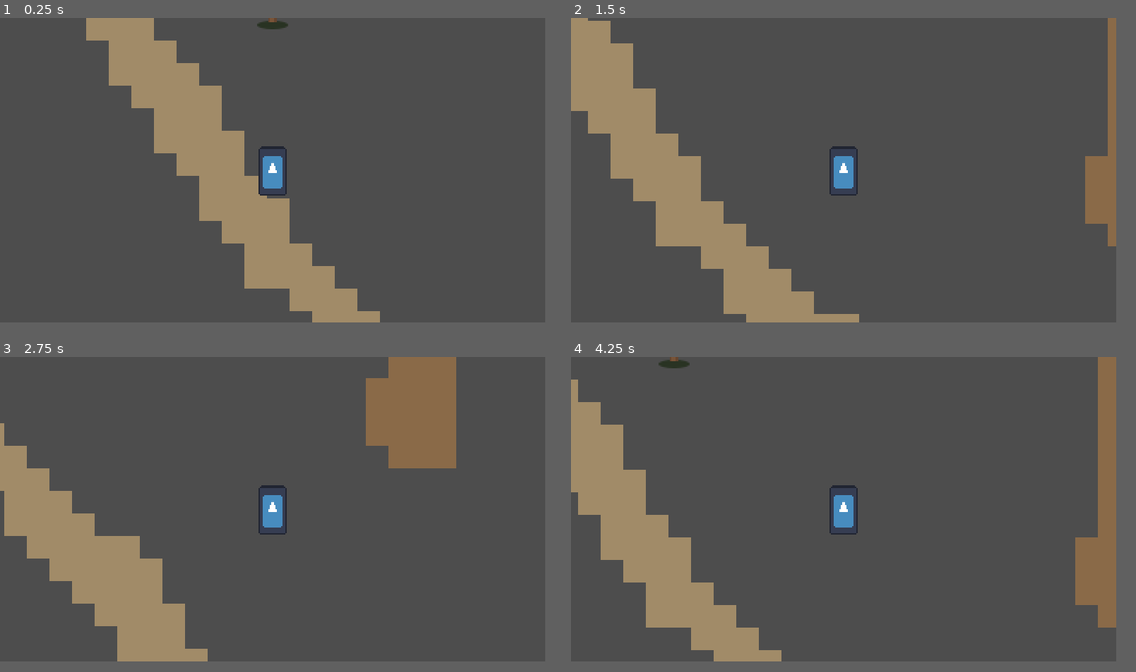
Above: before the commit, frames 1-4 (two rows, left to right).
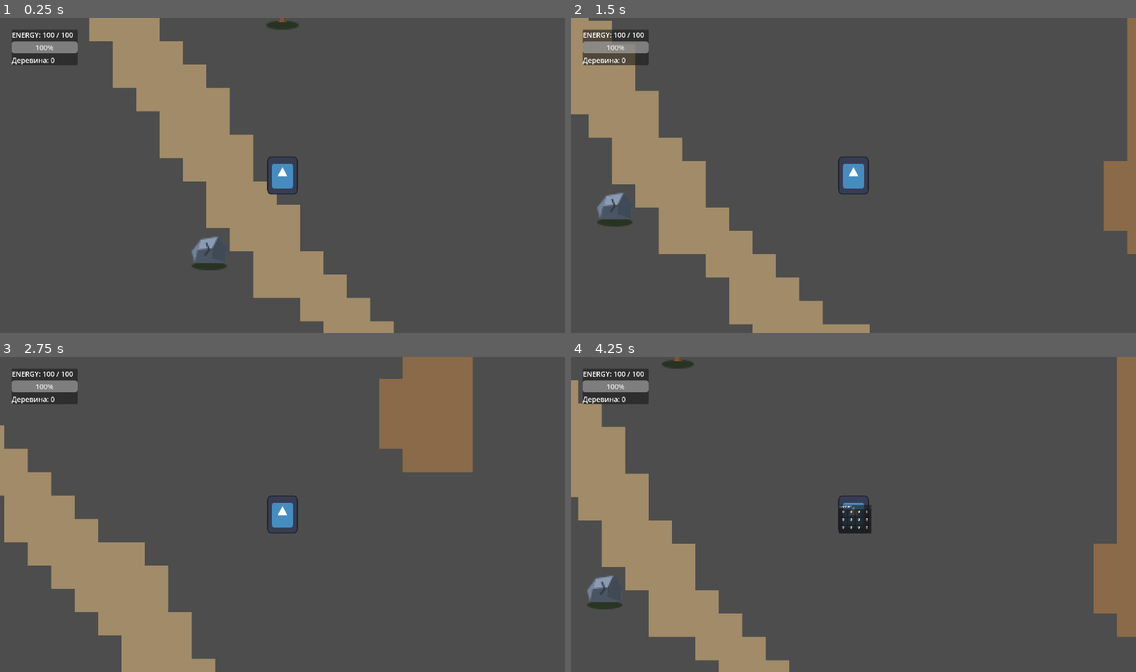
Above: after the commit, the same moments.

Repository: PashaKycher/persha-gra
Game: Godot game, scene res://scenes/main.tscn
The game is run twice, just before and just after one commit, with the same random seed, the same clock (stepped at 60 frames per second) and the same inputs. The engine's default icon, where the game draws it, is replaced by a stand-in: a white triangle on a blue panel in a dark square.
Inputs:
- Up to frame 1 (0.25 s): no input
- Up to frame 2 (1.5 s): tap Enter at 0.5 s; hold D (move_right) 0.53-1.28 s; tap E (interact) at 0.6, 1.35 s; hold S (move_down) from 1.28 s (still down)
- Up to frame 3 (2.75 s): release S (move_down) at 2.03 s; hold D (move_right) from 2.03 s (still down); tap E (interact) at 2.1 s
- Up to frame 4 (4.25 s): release D (move_right) at 2.78 s; hold W (move_up) 2.78-3.53 s; tap E (interact) at 2.85, 3.6 s; hold A (move_left) from 3.53 s (still down); tap I (toggle_inventory, bound only after the commit) at 4.15 s
In our replay, the window is 772x432 before the commit and 800x447 after it. These sizes can differ from the game's own. Grey fills any space a smaller window leaves; there, only what the larger window draws over its background counts as a difference.

The runs differ from the first frame. In frame 1, 5.6% of the frame differs, in the area x 2-70%, y 0-100%; in frame 2, 7.9%; in frame 3, 6.0%; in frame 4, 10%, in the area x 0-100%, y 0-100%.

Commit message:
feat: implement basic inventory system and interaction detector
- Fixed node type inheritance for interactable objects and interaction detector signals
- Implemented Inventory UI grid, slot creation, and toggle feature
- Resolved node paths and type errors for player's inventory component
- Added  and robust  logic for item collection
- Configured project viewport stretch mode for pixel-art scaling

Diff:
--- /dev/null
+++ b/assets/objects/stone.svg
@@ -0,0 +1,18 @@
+<svg xmlns="http://www.w3.org/2000/svg" width="32" height="32" viewBox="0 0 32 32">
+    <!-- Shadow -->
+    <ellipse cx="16" cy="28" rx="12" ry="3" fill="#293323"/>
+
+    <!-- Rock Base / Main Body -->
+    <polygon points="6,26 4,18 10,10 22,8 28,15 27,26" fill="#5A6572"/>
+
+    <!-- Light / Highlights (Top & Left) -->
+    <polygon points="10,10 22,8 18,16 8,17" fill="#8B9BB4"/>
+    <polygon points="6,26 4,18 10,10 8,17" fill="#728299"/>
+
+    <!-- Shadows (Bottom & Right) -->
+    <polygon points="22,8 28,15 27,26 18,23 18,16" fill="#404A56"/>
+    <polygon points="8,17 18,16 18,23 27,26 6,26" fill="#4A5563"/>
+
+    <!-- Detail / Crack -->
+    <polyline points="14,12 16,17 13,21" stroke="#2B323B" stroke-width="1" fill="none"/>
+</svg>
--- /dev/null
+++ b/data/items/axe.tres
@@ -0,0 +1,9 @@
+[gd_resource type="Resource" script_class="ToolData" format=3 uid="uid://ceby58mcrf048"]
+
+[ext_resource type="Script" uid="uid://wfsgvgajk56a" path="res://scripts/items/tool_data.gd" id="1_e8x3d"]
+
+[resource]
+script = ExtResource("1_e8x3d")
+id = "axe"
+display_name = "Сокира"
+metadata/_custom_type_script = "uid://wfsgvgajk56a"
--- /dev/null
+++ b/data/items/wood.tres
@@ -0,0 +1,10 @@
+[gd_resource type="Resource" script_class="ItemData" format=3 uid="uid://co6ebenfso221"]
+
+[ext_resource type="Script" uid="uid://dipuet8c4utmg" path="res://scripts/items/item_data.gd" id="1_pkq13"]
+
+[resource]
+script = ExtResource("1_pkq13")
+id = "wood"
+display_name = "деревина"
+max_stack = 50
+metadata/_custom_type_script = "uid://dipuet8c4utmg"
--- a/project.godot
+++ b/project.godot
@@ -19,8 +19,7 @@
 
 window/size/viewport_width=386
 window/size/viewport_height=216
-window/stretch/mode="viewport"
-window/stretch/scale_mode="integer"
+window/stretch/mode="canvas_items"
 
 [input]
 
@@ -49,6 +48,11 @@
 "events": [Object(InputEventKey,"resource_local_to_scene":false,"resource_name":"","device":-1,"window_id":0,"alt_press …(192 unchanged characters)…
 ]
 }
+toggle_inventory={
+"deadzone": 0.2,
+"events": [Object(InputEventKey,"resource_local_to_scene":false,"resource_name":"","device":-1,"window_id":0,"alt_pressed":false,"shift_pressed":false,"ctrl_pressed":false,"meta_pressed":false,"pressed":false,"keycode":0,"physical_keycode":73,"key_label":0,"unicode":105,"location":0,"echo":false,"script":null)
+]
+}
 
 [physics]
 
--- a/scenes/main.tscn
+++ b/scenes/main.tscn
@@ -1,8 +1,12 @@
 [gd_scene format=4 uid="uid://dgkx6e1c11wfx"]
 
 [ext_resource type="PackedScene" uid="uid://u7ceubr04yn7" path="res://scenes/player/player.tscn" id="1_o5qli"]
+[ext_resource type="PackedScene" uid="uid://b7jdw2eeypirc" path="res://ui/inventory/inventory.tscn" id="1_o6xl0"]
 [ext_resource type="Texture2D" uid="uid://bt4mbeg8dpbsp" path="res://assets/tiles/tilesheet.svg" id="2_0wfyh"]
 [ext_resource type="PackedScene" uid="uid://ec4unnj775df" path="res://scenes/world/objects/tree.tscn" id="2_sugp2"]
+[ext_resource type="Script" uid="uid://brqve2c22f6ip" path="res://scripts/world/stone.gd" id="2_tbgi4"]
+[ext_resource type="PackedScene" uid="uid://c8o3yoq1v0o04" path="res://scenes/world/objects/stone.tscn" id="3_tefeu"]
+[ext_resource type="PackedScene" uid="uid://xcgqladigf1u" path="res://ui/hud/HUD.tscn" id="6_tefeu"]
 
 [sub_resource type="RectangleShape2D" id="RectangleShape2D_6strp"]
 size = Vector2(1000, 30)
@@ -30,11 +34,17 @@
 
 [node name="Main" type="Node2D" unique_id=1609558246]
 
+[node name="Inventory" parent="." unique_id=1806967898 instance=ExtResource("1_o6xl0")]
+
 [node name="Player" parent="." unique_id=934836812 instance=ExtResource("1_o5qli")]
 z_index = 10
 position = Vector2(500, 300)
 
 [node name="World" type="Node2D" parent="." unique_id=1738006884]
+script = ExtResource("2_tbgi4")
+
+[node name="Stone" parent="World" unique_id=722605681 instance=ExtResource("3_tefeu")]
+position = Vector2(450, 350)
 
 [node name="Tree" parent="World" unique_id=218222844 instance=ExtResource("2_sugp2")]
 position = Vector2(500, 200)
@@ -60,3 +70,5 @@
 [node name="Ground" type="TileMapLayer" parent="World" unique_id=1382593289]
 tile_map_data = PackedByteArray("AAABAAEAAQAAAAAAAAACAAEAAQAAAAAAAAACAAIAAQAAAAAAAAADAAIAAQAAAAAAAAAEAAIAAQAAAAAAAAAFAA …(5472 unchanged characters)…
 tile_set = SubResource("TileSet_joqdt")
+
+[node name="Hud" parent="." unique_id=1032515059 instance=ExtResource("6_tefeu")]
--- a/scenes/player/player.tscn
+++ b/scenes/player/player.tscn
@@ -2,22 +2,36 @@
 
 [ext_resource type="Script" uid="uid://bhup8swbb2bex" path="res://scripts/player/player.gd" id="1_dovo2"]
 [ext_resource type="Texture2D" uid="uid://bsoxkgg7qc1e3" path="res://icon.svg" id="2_gmlin"]
+[ext_resource type="Script" uid="uid://cnom85oe7yl5f" path="res://scripts/player/interaction_detector.gd" id="3_gmlin"]
+[ext_resource type="PackedScene" uid="uid://b7jdw2eeypirc" path="res://ui/inventory/inventory.tscn" id="4_lvxji"]
 
 [sub_resource type="RectangleShape2D" id="RectangleShape2D_6strp"]
-size = Vector2(18, 26)
+size = Vector2(20, 26)
+
+[sub_resource type="RectangleShape2D" id="RectangleShape2D_joqdt"]
+size = Vector2(28, 20)
 
 [node name="Player" type="CharacterBody2D" unique_id=934836812 groups=["player"]]
 collision_layer = 2
 script = ExtResource("1_dovo2")
 
 [node name="Sprite2D" type="Sprite2D" parent="." unique_id=1363193596]
-
-[node name="Icon" type="Sprite2D" parent="." unique_id=981935952]
-position = Vector2(0, 1)
-scale = Vector2(0.15625, 0.2734375)
+scale = Vector2(0.1640625, 0.20312499)
 texture = ExtResource("2_gmlin")
 
 [node name="CollisionShape2D" type="CollisionShape2D" parent="." unique_id=1598778893]
 shape = SubResource("RectangleShape2D_6strp")
 
 [node name="Camera2D" type="Camera2D" parent="." unique_id=1373531213]
+
+[node name="InteractionDetector" type="Area2D" parent="." unique_id=2105802734]
+script = ExtResource("3_gmlin")
+
+[node name="CollisionShape2D" type="CollisionShape2D" parent="InteractionDetector" unique_id=379175462]
+position = Vector2(0, -12)
+shape = SubResource("RectangleShape2D_joqdt")
+
+[node name="Inventory" parent="." unique_id=1488999758 instance=ExtResource("4_lvxji")]
+
+[connection signal="body_entered" from="InteractionDetector" to="InteractionDetector" method="_on_body_entered"]
+[connection signal="body_exited" from="InteractionDetector" to="InteractionDetector" method="_on_body_exited"]
--- /dev/null
+++ b/scenes/world/objects/stone.tscn
@@ -0,0 +1,16 @@
+[gd_scene format=3 uid="uid://c8o3yoq1v0o04"]
+
+[ext_resource type="Script" uid="uid://brqve2c22f6ip" path="res://scripts/world/stone.gd" id="1_kwihg"]
+[ext_resource type="Texture2D" uid="uid://bjcxf4uj88jfu" path="res://assets/objects/stone.svg" id="2_eg8lp"]
+
+[sub_resource type="RectangleShape2D" id="RectangleShape2D_mc65e"]
+
+[node name="Stone" type="StaticBody2D" unique_id=722605681]
+script = ExtResource("1_kwihg")
+
+[node name="CollisionShape2D" type="CollisionShape2D" parent="." unique_id=1135247698]
+position = Vector2(0, 1)
+shape = SubResource("RectangleShape2D_mc65e")
+
+[node name="Sprite2D" type="Sprite2D" parent="." unique_id=714173776]
+texture = ExtResource("2_eg8lp")
--- a/scenes/world/objects/tree.tscn
+++ b/scenes/world/objects/tree.tscn
@@ -2,15 +2,14 @@
 
 [ext_resource type="Script" uid="uid://bije3m4gbtgff" path="res://scripts/world/tree.gd" id="1_1cpa3"]
 [ext_resource type="Texture2D" uid="uid://dbkserxhef4rt" path="res://assets/objects/tree.svg" id="1_rvqxf"]
+[ext_resource type="Resource" uid="uid://co6ebenfso221" path="res://data/items/wood.tres" id="2_q6b82"]
 
 [sub_resource type="RectangleShape2D" id="RectangleShape2D_joqdt"]
 size = Vector2(10, 8)
 
-[sub_resource type="CircleShape2D" id="CircleShape2D_joqdt"]
-radius = 24.0
-
 [node name="Tree" type="StaticBody2D" unique_id=218222844]
 script = ExtResource("1_1cpa3")
+wood_item = ExtResource("2_q6b82")
 
 [node name="Sprite2D" type="Sprite2D" parent="." unique_id=515758990]
 position = Vector2(0, -24)
@@ -18,13 +17,3 @@
 
 [node name="CollisionShape2D" type="CollisionShape2D" parent="." unique_id=1592442168]
 shape = SubResource("RectangleShape2D_joqdt")
-
-[node name="InteractionArea" type="Area2D" parent="." unique_id=1873972586]
-collision_mask = 2
-
-[node name="CollisionShape2D" type="CollisionShape2D" parent="InteractionArea" unique_id=730535717]
-position = Vector2(0, -2)
-shape = SubResource("CircleShape2D_joqdt")
-
-[connection signal="body_entered" from="InteractionArea" to="." method="_on_interaction_area_body_entered"]
-[connection signal="body_exited" from="InteractionArea" to="." method="_on_interaction_area_body_exited"]
--- /dev/null
+++ b/scripts/items/item_data.gd
@@ -0,0 +1,7 @@
+class_name ItemData
+extends Resource
+
+
+@export var id: String
+@export var display_name: String
+@export var max_stack: int = 99
--- /dev/null
+++ b/scripts/items/tool_data.gd
@@ -0,0 +1,7 @@
+class_name ToolData
+extends Resource
+
+
+@export var id: String
+@export var display_name: String
+@export var energy_cost: int = 10
--- /dev/null
+++ b/scripts/player/interaction_detector.gd
@@ -0,0 +1,21 @@
+extends Area2D
+
+
+var interactable_objects: Array[Node] = []
+
+
+func _on_body_entered(body) -> void:
+	if body.has_method("interact"):
+		interactable_objects.append(body)
+
+
+func _on_body_exited(body) -> void:
+	if body in interactable_objects:
+		interactable_objects.erase(body)
+
+
+func get_interactable() -> Node:
+	if interactable_objects.is_empty():
+		return null
+
+	return interactable_objects[0]
--- /dev/null
+++ b/scripts/player/inventory.gd
@@ -0,0 +1,50 @@
+class_name Inventory
+extends Control
+
+
+@onready var grid: GridContainer = $Panel/VBoxContainer/GridContainer
+
+var player: CharacterBody2D
+
+# Словник для збереження кількості предметів: {"wood": 5, "stone": 2}
+var items: Dictionary = {}
+
+
+func _ready() -> void:
+	player = get_tree().get_first_node_in_group("player")
+
+	visible = false
+
+	create_slots()
+
+
+func _process(_delta: float) -> void:
+	if Input.is_action_just_pressed("toggle_inventory"):
+		toggle_inventory()
+
+
+func toggle_inventory() -> void:
+	visible = not visible
+
+
+func create_slots() -> void:
+	var slot_scene := preload("res://ui/inventory/InventorySlot.tscn")
+
+	for i in range(12):
+		var slot := slot_scene.instantiate()
+		grid.add_child(slot)
+
+
+# Функція, яку викликає HUD для відображення кількості ресурсів
+func get_amount(item_name: String) -> int:
+	if items.has(item_name):
+		return items[item_name]
+	return 0
+
+
+# Функція для додавання предметів в інвентар (знадобиться далі за туторіалом)
+func add_item(item_name: String, amount: int = 1) -> void:
+	if items.has(item_name):
+		items[item_name] += amount
+	else:
+		items[item_name] = amount
--- a/scripts/player/player.gd
+++ b/scripts/player/player.gd
@@ -1,6 +1,19 @@
 extends CharacterBody2D
 
+
 @export var speed: float = 150.0
+@export var max_energy: int = 100
+@export var has_axe: bool = true
+
+var energy: int = 100
+
+
+@onready var interaction_detector: Area2D = $InteractionDetector
+@onready var inventory: Inventory = $Inventory
+
+
+func _ready() -> void:
+	energy = max_energy
 
 
 func _physics_process(_delta: float) -> void:
@@ -14,3 +27,27 @@
 	velocity = direction * speed
 
 	move_and_slide()
+
+
+func _process(_delta: float) -> void:
+	if Input.is_action_just_pressed("interact"):
+		interact()
+
+
+func interact() -> void:
+	var target = interaction_detector.get_interactable()
+
+	if target:
+		target.interact()
+
+
+func spend_energy(amount: int) -> bool:
+	if energy < amount:
+		print("Недостатньо енергії.")
+		return false
+
+	energy -= amount
+
+	print("Енергія: ", energy, "/", max_energy)
+
+	return true
--- /dev/null
+++ b/scripts/ui/hud.gd
@@ -0,0 +1,37 @@
+extends CanvasLayer
+
+
+@onready var energy_bar: ProgressBar = $HUDPanel/VBoxContainer/EnergyBar
+@onready var energy_label: Label = $HUDPanel/VBoxContainer/EnergyLabel
+@onready var wood_label: Label = $HUDPanel/VBoxContainer/WoodLabel
+
+
+var player: CharacterBody2D
+
+
+func _ready() -> void:
+	player = get_tree().get_first_node_in_group("player")
+
+
+func _process(_delta: float) -> void:
+	if player == null:
+		return
+
+	update_energy()
+	update_inventory()
+
+
+func update_energy() -> void:
+	energy_bar.max_value = player.max_energy
+	energy_bar.value = player.energy
+
+	energy_label.text = "ENERGY: %d / %d" % [
+		player.energy,
+		player.max_energy
+	]
+
+
+func update_inventory() -> void:
+	var wood_amount = player.inventory.get_amount("wood")
+
+	wood_label.text = "Деревина: %d" % wood_amount
--- /dev/null
+++ b/scripts/ui/inventory_slot.gd
@@ -0,0 +1,15 @@
+extends Control
+
+
+@onready var item_label: Label = $ItemLabel
+@onready var amount_label: Label = $AmountLabel
+
+
+func set_item_name(item_name: String, amount: int) -> void:
+	item_label.text = item_name
+	amount_label.text = "x%d" % amount
+
+
+func clear_slot() -> void:
+	item_label.text = ""
+	amount_label.text = ""
--- /dev/null
+++ b/scripts/world/stone.gd
@@ -0,0 +1,5 @@
+extends Node2D
+
+
+func interact() -> void:
+	print("Це камінь.")
--- a/scripts/world/tree.gd
+++ b/scripts/world/tree.gd
@@ -1,24 +1,42 @@
-extends StaticBody2D
+extends Node2D
 
 
-var player_inside := false
+@export var wood_item: ItemData
+@export var wood_amount: int = 2
+@export var hits_required: int = 3
+@export var energy_cost: int = 10
+
+var hits_left: int
 
 
-func _on_interaction_area_body_entered(body: Node2D) -> void:
-	if body.is_in_group("player"):
-		player_inside = true
-		print("Player can interact with tree")
-
-
-func _on_interaction_area_body_exited(body: Node2D) -> void:
-	if body.is_in_group("player"):
-		player_inside = false
-
-
-func _process(_delta: float) -> void:
-	if player_inside and Input.is_action_just_pressed("interact"):
-		interact()
+func _ready() -> void:
+	hits_left = hits_required
 
 
 func interact() -> void:
-	print("Це дерево.")
+	var player := get_tree().get_first_node_in_group("player")
+
+	if player == null:
+		return
+
+	if not player.has_axe:
+		print("Потрібна сокира.")
+		return
+
+	if not player.spend_energy(energy_cost):
+		return
+
+	hits_left -= 1
+
+	print("Удар по дереву. Залишилось ударів: ", hits_left)
+
+	if hits_left <= 0:
+		chop_down(player)
+
+
+func chop_down(player: Node) -> void:
+	player.inventory.add_item(wood_item, wood_amount)
+
+	print("Дерево зрубано!")
+
+	queue_free()
--- /dev/null
+++ b/ui/hud/HUD.tscn
@@ -0,0 +1,32 @@
+[gd_scene format=3 uid="uid://xcgqladigf1u"]
+
+[ext_resource type="Script" uid="uid://dlykw66eq5tm6" path="res://scripts/ui/hud.gd" id="1_wbxbo"]
+
+[node name="Hud" type="CanvasLayer" unique_id=1032515059]
+script = ExtResource("1_wbxbo")
+
+[node name="HUDPanel" type="PanelContainer" parent="." unique_id=2093535538]
+offset_left = 8.0
+offset_top = 8.0
+offset_right = 158.0
+offset_bottom = 89.0
+scale = Vector2(0.3, 0.3)
+
+[node name="VBoxContainer" type="VBoxContainer" parent="HUDPanel" unique_id=1170864796]
+layout_mode = 2
+
+[node name="EnergyLabel" type="Label" parent="HUDPanel/VBoxContainer" unique_id=329931971]
+custom_minimum_size = Vector2(1, 1)
+custom_maximum_size = Vector2(20, -1)
+layout_mode = 2
+theme_override_font_sizes/font_size = 16
+text = "ENERGY"
+
+[node name="EnergyBar" type="ProgressBar" parent="HUDPanel/VBoxContainer" unique_id=1326144218]
+layout_mode = 2
+theme_override_font_sizes/font_size = 16
+value = 100.0
+
+[node name="WoodLabel" type="Label" parent="HUDPanel/VBoxContainer" unique_id=640345729]
+layout_mode = 2
+theme_override_font_sizes/font_size = 16
--- /dev/null
+++ b/ui/inventory/InventorySlot.tscn
@@ -0,0 +1,30 @@
+[gd_scene format=3 uid="uid://cnedjavny14ca"]
+
+[ext_resource type="Script" uid="uid://cy2dj0828on7p" path="res://scripts/ui/inventory_slot.gd" id="1_8lvgp"]
+
+[node name="InventorySlot" type="Control" unique_id=427659860]
+custom_minimum_size = Vector2(32, 32)
+layout_mode = 3
+anchors_preset = 0
+script = ExtResource("1_8lvgp")
+
+[node name="Panel" type="Panel" parent="." unique_id=639947979]
+layout_mode = 0
+offset_right = 40.0
+offset_bottom = 40.0
+
+[node name="ItemLabel" type="Label" parent="." unique_id=1225451452]
+layout_mode = 0
+offset_right = 40.0
+offset_bottom = 23.0
+text = "?"
+horizontal_alignment = 1
+vertical_alignment = 1
+
+[node name="AmountLabel" type="Label" parent="." unique_id=955045312]
+layout_mode = 0
+offset_right = 40.0
+offset_bottom = 23.0
+text = "0"
+horizontal_alignment = 1
+vertical_alignment = 1
--- /dev/null
+++ b/ui/inventory/inventory.tscn
@@ -0,0 +1,33 @@
+[gd_scene format=3 uid="uid://b7jdw2eeypirc"]
+
+[ext_resource type="Script" uid="uid://brj1wo3gr4213" path="res://scripts/player/inventory.gd" id="1_t68fq"]
+
+[node name="Inventory" type="Control" unique_id=1488999758]
+layout_mode = 3
+anchors_preset = 0
+offset_right = 40.0
+offset_bottom = 40.0
+scale = Vector2(0.3, 0.3)
+script = ExtResource("1_t68fq")
+
+[node name="Panel" type="Panel" parent="." unique_id=1689311865]
+layout_mode = 0
+offset_left = -33.0
+offset_top = -22.0
+offset_right = 115.0
+offset_bottom = 108.0
+scale = Vector2(0.5, 0.5)
+
+[node name="VBoxContainer" type="VBoxContainer" parent="Panel" unique_id=1685845879]
+layout_mode = 0
+offset_right = 40.0
+offset_bottom = 40.0
+
+[node name="title" type="Label" parent="Panel/VBoxContainer" unique_id=60454095]
+layout_mode = 2
+theme_override_font_sizes/font_size = 10
+text = "INVENTORY"
+
+[node name="GridContainer" type="GridContainer" parent="Panel/VBoxContainer" unique_id=382600740]
+layout_mode = 2
+columns = 4
Not shown, added: assets/objects/stone.svg.import
Not shown, added: scripts/items/item_data.gd.uid
Not shown, added: scripts/items/tool_data.gd.uid
Not shown, added: scripts/player/interaction_detector.gd.uid
Not shown, added: scripts/player/inventory.gd.uid
Not shown, added: scripts/ui/hud.gd.uid
Not shown, added: scripts/ui/inventory_slot.gd.uid
Not shown, added: scripts/world/stone.gd.uid
